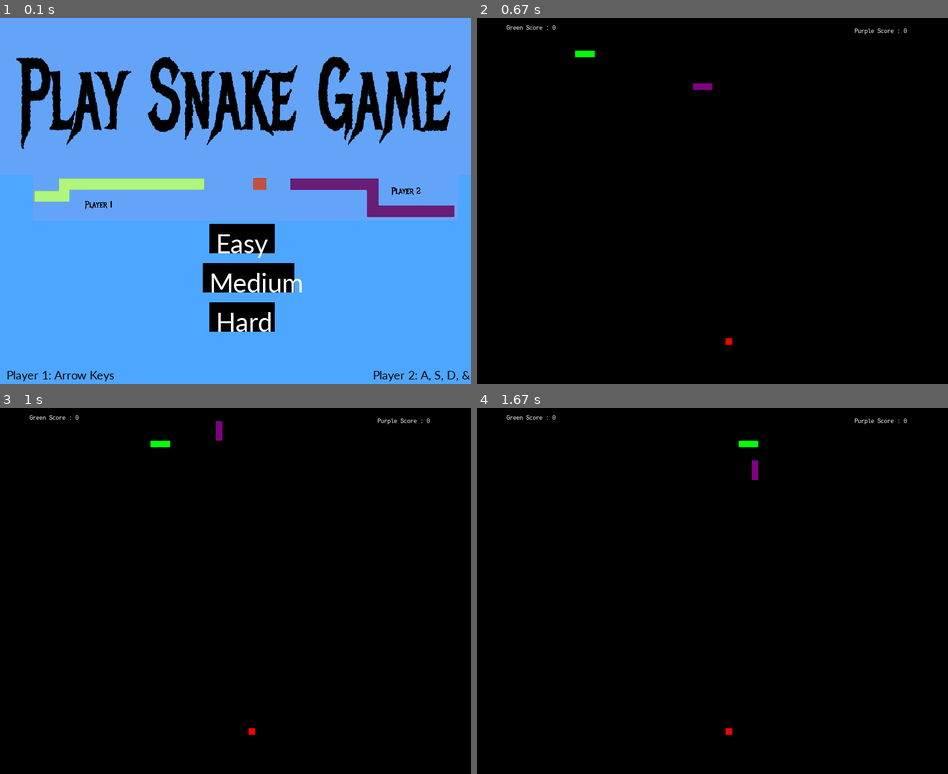
Above: before the commit, frames 1-4 (two rows, left to right).
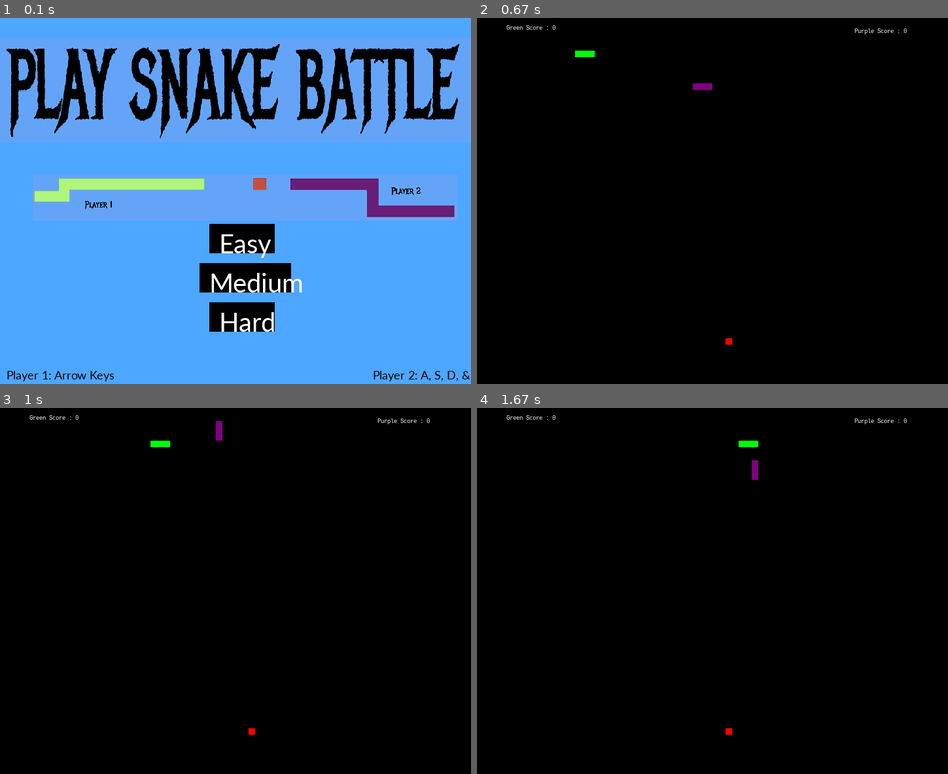
Above: after the commit, the same moments.

Repository: chloewinslow/PyGame
Game: pygame game, started from Snake.py
Same seed, same stepped clock (60 frames per second), same inputs: the game is played once before the commit and once after it.
Inputs:
- Up to frame 1 (0.1 s): no input
- Up to frame 2 (0.67 s): click "Medium" at 0.38 s
- Up to frame 3 (1 s): tap W at 0.67 s
- Up to frame 4 (1.67 s): tap D at 1 s; tap S at 1.33 s

The runs differ from the first frame. In frame 1, 13% of the frame differs, in the area x 1-98%, y 6-86%; in frame 2, nothing differs; in frame 3, nothing differs; in frame 4, nothing differs.

Commit message:
finished (half commented)

Diff:
--- a/Snake.py
+++ b/Snake.py
@@ -121,9 +121,9 @@
     # Creating the Title
     cblue = pygame.Color(77,166,255)
     game_window.fill(cblue)
-    title = pygame.image.load('Title.jpeg')
-    title = pygame.transform.scale(title,(720,240))
-    game_window.blit(title, (0,0))
+    title = pygame.image.load('Title.png')
+    title = pygame.transform.scale(title,(720,160))
+    game_window.blit(title, (0,30))
     # Adding snake and player specification
 
     # Creating the graphics
@@ -142,12 +142,12 @@
     text2 = smallfont.render('Medium', True, white)
     text3 = smallfont.render('Hard', True, white)
 
-    b1 = pygame.draw.rect(game_window, black, pygame.Rect(330, 320, 80, 40))
+    b1 = pygame.draw.rect(game_window, black, pygame.Rect(335, 320, 80, 40))
     b2 = pygame.draw.rect(game_window, black, pygame.Rect(320, 380, 120, 40))
-    b3 = pygame.draw.rect(game_window, black, pygame.Rect(330, 440, 80, 40))
+    b3 = pygame.draw.rect(game_window, black, pygame.Rect(335, 440, 80, 40))
 
     b1_background = pygame.draw.rect(game_window, black, pygame.Rect(320, 315, 100, 45))
-    b2_background = pygame.draw.rect(game_window, black, pygame.Rect(310, 375, 140, 45))
+    b2_background = pygame.draw.rect(game_window, black, pygame.Rect(305, 375, 140, 45))
     b3_background = pygame.draw.rect(game_window, black, pygame.Rect(320, 435, 100, 45))
 
     threeDown = frame_size_y//2 + frame_size_y//4
Binary file removed: Title.jpeg
Binary file added: Title.png
Not shown, changed: .DS_Store
